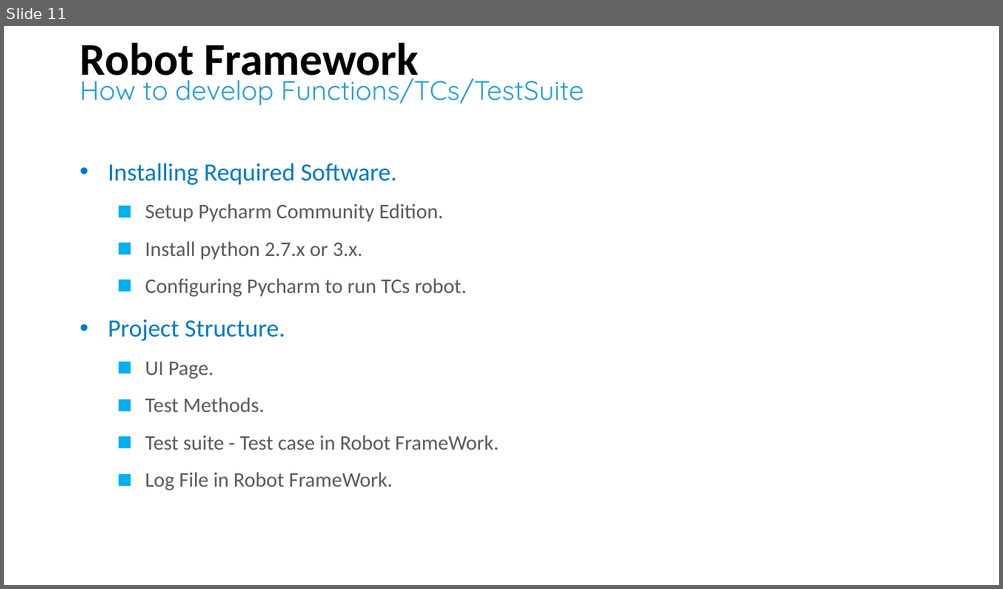
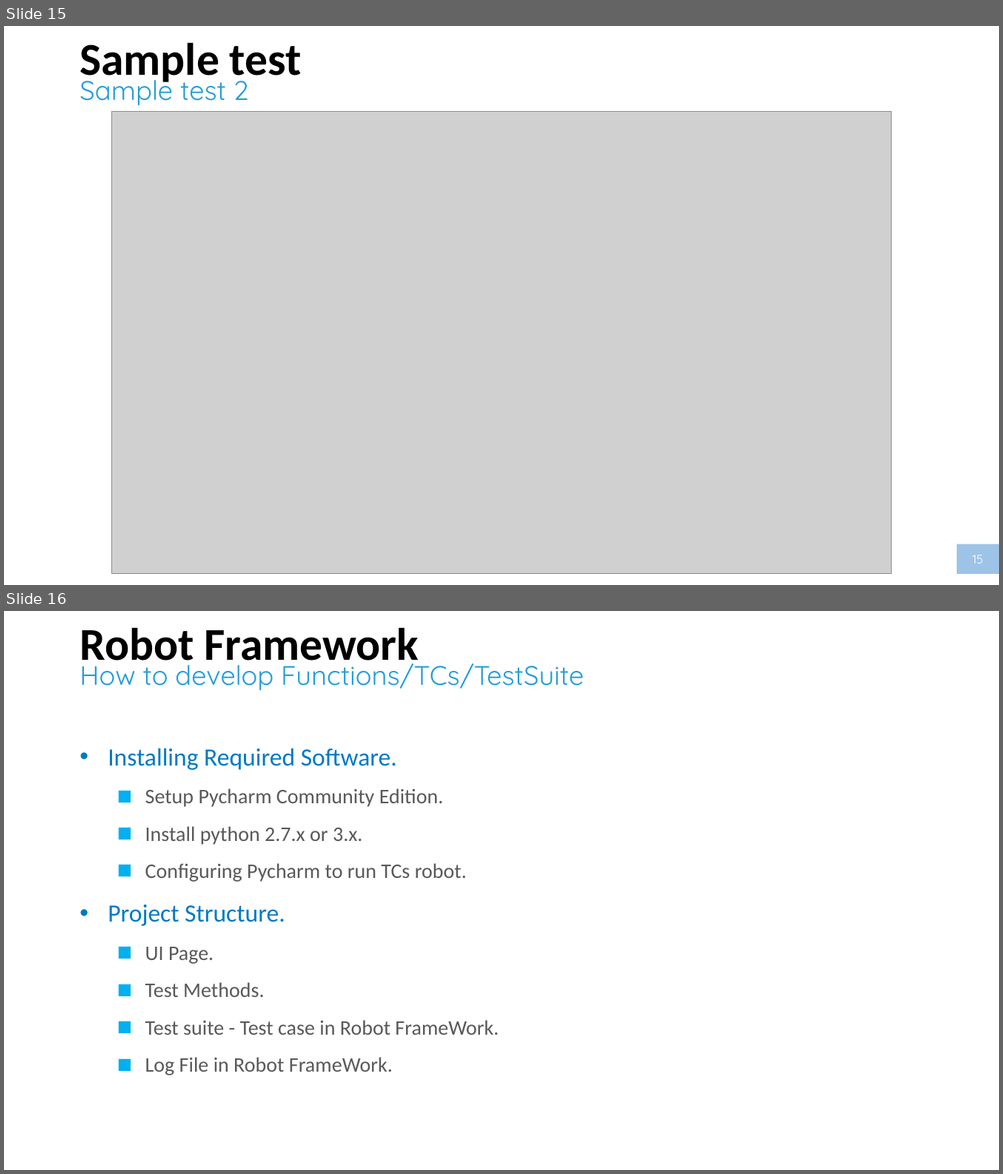
Before and after one commit to nmdong/appiumformac, a slide deck: Session 2 - Robot framework - Appium For MACOS.pptx. Shown one above the other, each under a label of ours: slide 11 before the commit, slides 15 and 16 after it. The pictures are 1003x589 and 1003x1174 pixels, drawn with LibreOffice and Linux fonts; fonts in the diff are those of the drawing; grey boxes stand for pictures. Boxes give left, top, right and bottom in pixels: in the first picture for what was removed or moved away, otherwise in the second. Text is boxed around its words. In the diff, an @@ line names an element or a change of style, - is before the commit and + after.

```diff
--- a/Session 2 - Robot framework - Appium For MACOS.pptx
+++ b/Session 2 - Robot framework - Appium For MACOS.pptx
@@ slide 15 added at (4,26,999,585), background #FFFFFF @@
@@ title added at (79,42,301,86), 44 pt, text #000000, bold @@
+Sample test
@@ text added at (79,72,249,105), 26 pt, text #249DD8 @@
+Sample test 2
@@ picture added at (111,112,891,574) @@
@@ page number added at (957,545,999,574), fill #9DC3E6, 12 pt, text #FFFFFF @@
+15
@@ what was slide 11 is now slide 16 @@
```
Also in this commit, not shown: 6 slides changed, 6 other slides added, 1 slide removed.
